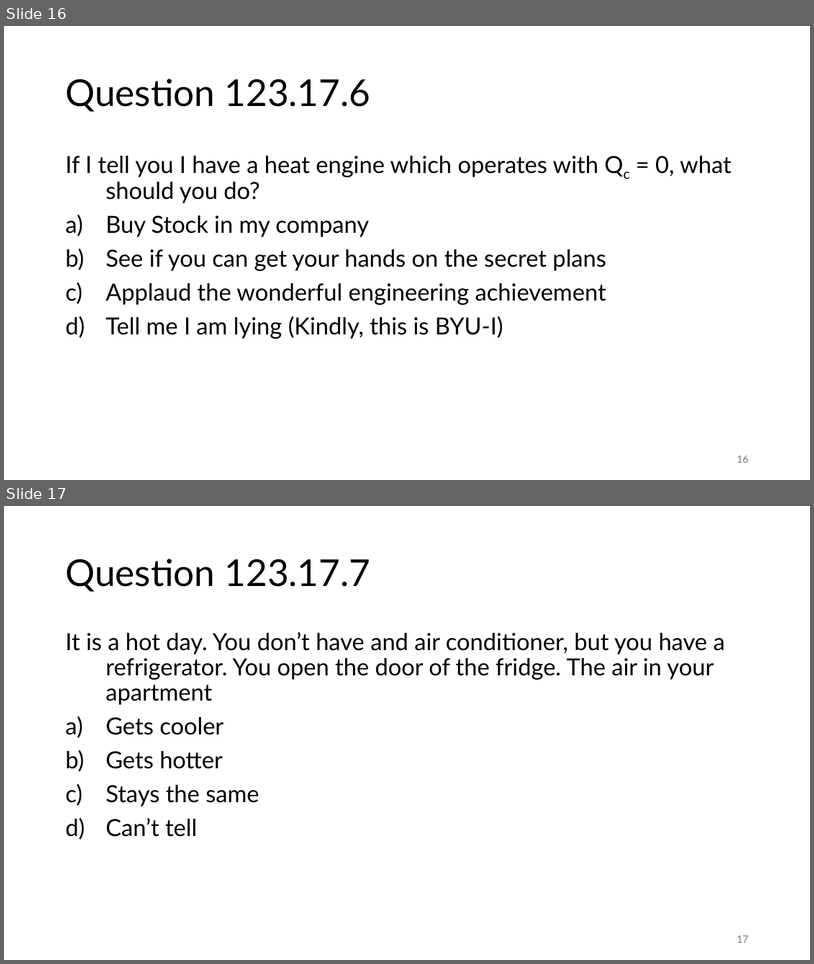
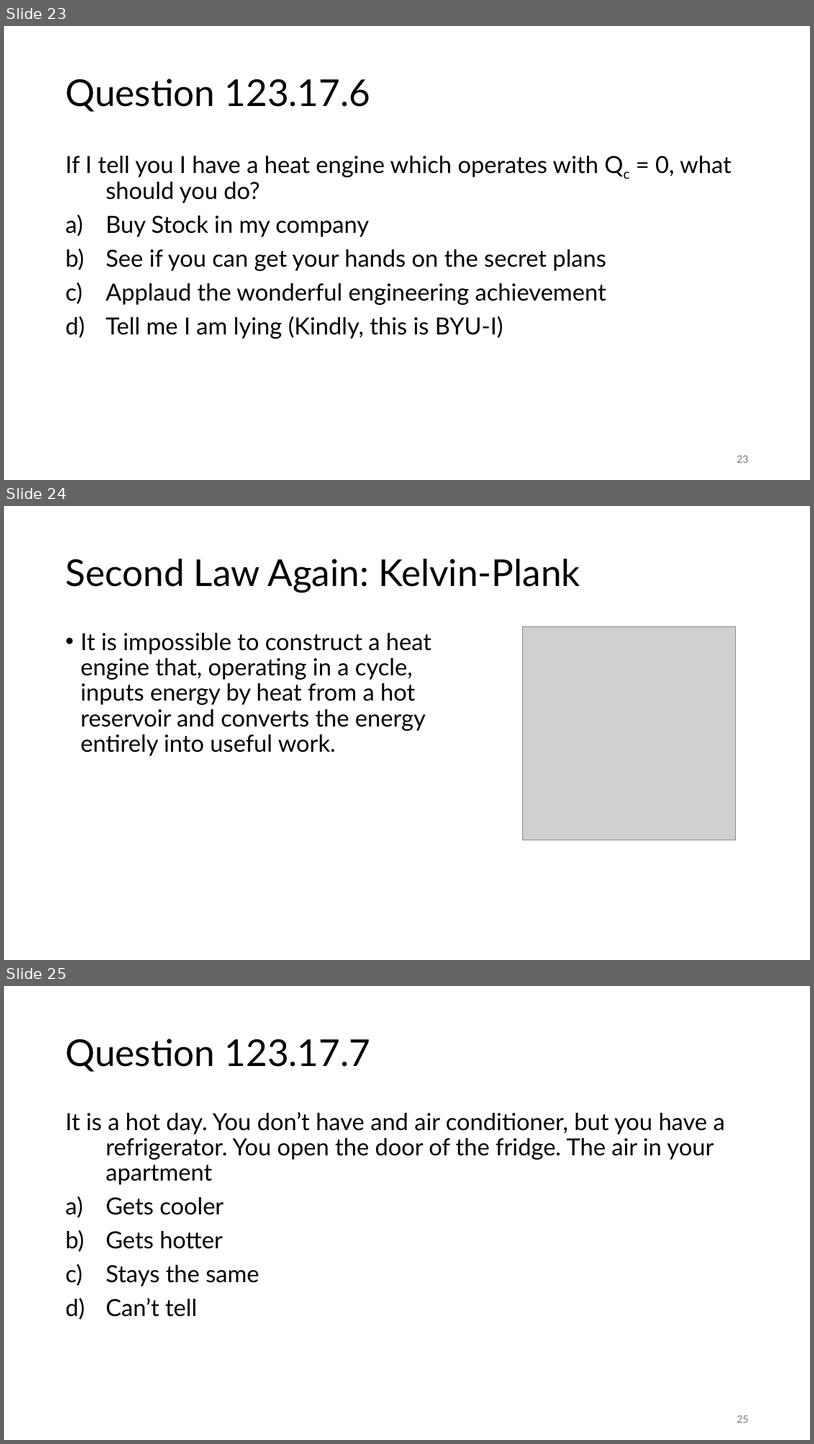
Before and after one commit to rtlines/Introductory-Physics-II, a slide deck: Lecture_Slides/PH 123 Lecture 37.pptx. Shown one above the other, each under a label of ours: slides 16 and 17 before the commit, slides 23, 24 and 25 after it. The pictures are 814x964 and 814x1444 pixels, drawn with LibreOffice and Linux fonts; fonts in the diff are those of the drawing; grey boxes stand for pictures. Boxes give left, top, right and bottom in pixels: in the first picture for what was removed or moved away, otherwise in the second. Text is boxed around its words. In the diff, an @@ line names an element or a change of style, - is before the commit and + after.

```diff
--- a/Lecture_Slides/PH 123 Lecture 37.pptx
+++ b/Lecture_Slides/PH 123 Lecture 37.pptx
@@ slide 24 added at (4,506,810,960), background #FFFFFF @@
@@ title added at (65,559,581,592), 44 pt, text #000000 @@
+Second Law Again: Kelvin-Plank
@@ text added at (80,633,432,756), 28 pt, text #000000 @@
+• It is impossible to construct a heat engine that, operating in a cycle, inputs energy by heat from a hot reservoir and converts the energy entirely into useful work.
@@ picture added at (523,627,736,840) @@
@@ what was slide 16 is now slide 23 @@
@@ page number at (737,455,748,462): text changed @@
-16
+23
@@ what was slide 17 is now slide 25 @@
@@ page number at (737,1415,748,1422): text changed @@
-17
+25
```
Also in this commit, not shown: 1 slide changed, 9 other slides added, 35 other files.
